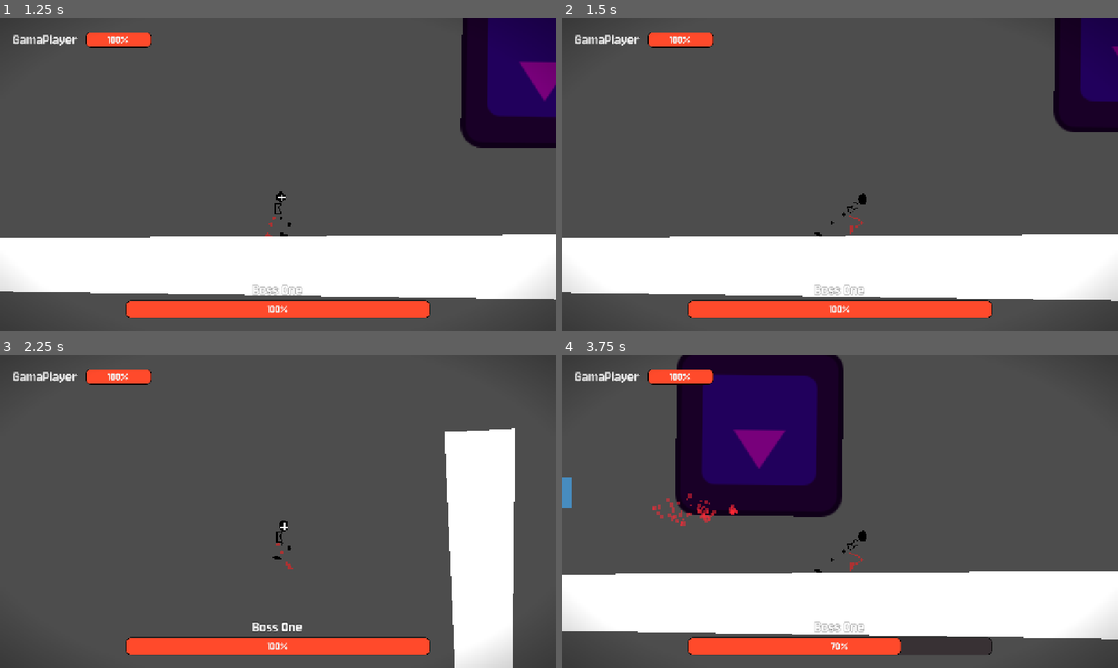
Above: before the commit, frames 1-4 (two rows, left to right).
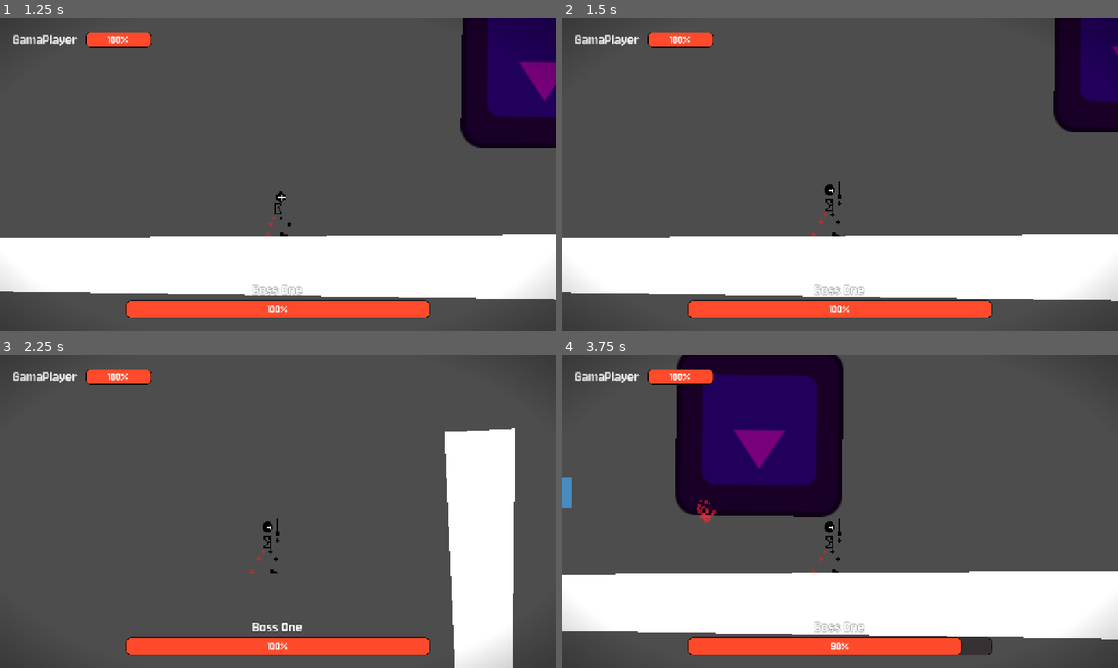
Above: after the commit, the same moments.

Repository: Jeremy-81/GamaBanda
Game: Godot game, scene res://scenes/menu/menu.tscn
Two runs of this game, one before a commit and one after it. Both use one fixed random seed, a clock stepped at 60 frames per second and the inputs below. The engine's default icon, where the game draws it, is replaced by a stand-in: a white triangle on a blue panel in a dark square.
Inputs (mouse positions are in pixels of both pictures, inside the frame that each line leads up to):
- Up to frame 1 (1.25 s): click "BOSS" at 0.5 s
- Up to frame 2 (1.5 s): move the mouse to (962, 158) at 1.27 s; press the mouse at (962, 158) at 1.28 s; hold D (go_right) from 1.28 s (still down)
- Up to frame 3 (2.25 s): keep holding D (go_right); tap Space (jump) at 1.52 s; move the mouse to (166, 527) at 2.02 s; release the mouse at (166, 527) at 2.03 s; click (166, 527) at 2.1 s
- Up to frame 4 (3.75 s): tap Space (jump) at 2.27 s; move the mouse to (895, 442) at 2.77 s; release D (go_right) at 2.78 s; press the mouse at (895, 442) at 2.78 s; hold A (go_left) 2.78-3.53 s; tap Shift (dash) at 2.85 s; move the mouse to (812, 574) at 3.52 s; release the mouse at (812, 574) at 3.53 s; hold D (go_right) from 3.53 s (still down); click (812, 574) at 3.6 s

Frame 1 is identical in both runs. In frame 2, 0.3% of the frame differs, in the area x 44-55%, y 52-70%; in frame 3, 0.2%; in frame 4, 1.1%, in the area x 16-72%, y 44-96%.

Commit message:
Player attack

Diff:
--- a/scenes/boss_fight.tscn
+++ b/scenes/boss_fight.tscn
@@ -50,7 +50,8 @@
 [node name="Player" parent="." unique_id=2105575625 instance=ExtResource("2_7ydql")]
 position = Vector2(0, -3)
 player_name = "GamaPlayer"
-damage = 1.0
+damage = 7.0
+ko_damage = 13.0
 
 [node name="Boss" parent="." unique_id=623795894 node_paths=PackedStringArray("player") instance=ExtResource("3_7ydql")]
 position = Vector2(-1, -27)
--- a/scenes/game_interface.gd
+++ b/scenes/game_interface.gd
@@ -67,5 +67,5 @@
 
 
 func _on_next_boss_pressed() -> void:
-	game_paused = false
+	get_tree().paused =false
 	get_tree().change_scene_to_file("res://scenes/boss_fight.tscn")
--- a/scenes/objects/boss/boss.tscn
+++ b/scenes/objects/boss/boss.tscn
@@ -37,8 +37,10 @@
 wait_time = 2.0
 autostart = true
 
-[node name="Hitbox" type="Area2D" parent="." unique_id=571835088]
+[node name="Hitbox" type="Area2D" parent="." unique_id=571835088 node_paths=PackedStringArray("entity")]
+collision_layer = 16
 script = ExtResource("3_dnwl1")
+entity = NodePath("..")
 metadata/_custom_type_script = "uid://ct2ao5y04qtji"
 
 [node name="CollisionShape2D" type="CollisionShape2D" parent="Hitbox" unique_id=674501838]
@@ -50,6 +52,8 @@
 texture = SubResource("GradientTexture2D_dnwl1")
 
 [node name="Hurtbox" type="Area2D" parent="." unique_id=1882181745 node_paths=PackedStringArray("entity")]
+collision_layer = 5
+collision_mask = 8
 script = ExtResource("5_b41nh")
 entity = NodePath("..")
 metadata/_custom_type_script = "uid://b13w1i1ecf06o"
--- a/scenes/objects/components/hitbox.gd
+++ b/scenes/objects/components/hitbox.gd
@@ -24,10 +24,10 @@
 		area_entered.connect(_hit_on_touch);
 
 	if is_player:
-		set_collision_layer_value(3, true);
+		set_collision_layer_value(4, true);
 		set_collision_mask_value(3, true);
 	else:
-		set_collision_layer_value(2, true);
+		set_collision_layer_value(5, true);
 		set_collision_mask_value(2, true);
 	pass;
 
--- a/scenes/objects/components/hurtbox.gd
+++ b/scenes/objects/components/hurtbox.gd
@@ -20,10 +20,10 @@
 func _ready():
 	if is_player:
 		set_collision_layer_value(2, true);
-		set_collision_mask_value(2, true);
+		set_collision_mask_value(5, true);
 	else:
 		set_collision_layer_value(3, true);
-		set_collision_mask_value(3, true);
+		set_collision_mask_value(4, true);
 	pass;
 
 func _enter_tree():
--- a/scenes/objects/player/player.gd
+++ b/scenes/objects/player/player.gd
@@ -8,6 +8,7 @@
 @export var hp: float
 @export var player_name: String
 @export var damage: float
+@export var ko_damage: float
 
 @onready var hitbox: Hitbox = $Hitbox
 @onready var dash_timer: Timer = $DashTimer
@@ -33,6 +34,9 @@
 var h_direction : float = 0.0;
 var h_speed : float = 800.0;
 var v_speed : float = 0.0;
+
+@export var clicked : int = 0
+var combo_time_ellapsed: float = 10.0
 
 func _ready():
 	base_darken_factor = screen_shadow.texture.gradient.get_offset(0);
@@ -61,12 +65,12 @@
 	elif not in_coyote_time:
 		coyote_timer.start();
 		in_coyote_time = true;
-	animation_tree.set("parameters/StateMachine/conditions/landed", is_on_floor());
+	animation_tree.set("parameters/StateMachineJump/conditions/landed", is_on_floor());
 
 	var is_speed_falling := false;
 	if has_jumped and not is_on_floor() and Input.is_action_pressed("jump"):
 		is_speed_falling = true;
-	animation_tree.set("parameters/StateMachine/conditions/impulse", is_speed_falling);
+	animation_tree.set("parameters/StateMachineJump/conditions/impulse", is_speed_falling);
 
 	if Input.is_action_just_pressed("dash") and can_dash and h_direction != 0.0:
 		h_direction = sign(h_direction);
@@ -99,18 +103,22 @@
 		$FloorImpactParticles.restart();
 	pass;
 
-	# Attack inputs
+	combo_time_ellapsed += delta
+	print(clicked)
 	if Input.is_action_just_pressed("attack"):
-		hitbox.attack();
+		if combo_time_ellapsed > 0.5:
+			clicked = 0
+			combo_time_ellapsed = 0.0
+		print(clicked)
+		clicked += 1
 
-	if Input.is_action_pressed("attack"):
-		loading_attack += delta;
-
-	if Input.is_action_just_released("attack"):
 		if loading_attack > 1.0:
-			hitbox.attack(damage, 2.0);
+			hitbox.attack(damage + ko_damage, 2.0);
 		else:
 			hitbox.attack();
+		if not animation_tree.get("parameters/Attack/active"):
+			animation_tree.set("parameters/Attack/request", AnimationNodeOneShot.ONE_SHOT_REQUEST_FIRE)
+
 		loading_attack = 0.0;
 
 
@@ -137,6 +145,7 @@
 
 
 func take_damage(amount: float, _ko_damage : float) -> void:
+	_shake_screen()
 	hp -= amount
 	if hp < 0.0:
 		hp = 0.0
--- a/scenes/objects/player/player.tscn
+++ b/scenes/objects/player/player.tscn
@@ -2,12 +2,65 @@
 
 [ext_resource type="Script" uid="uid://c6cb16oqkrwgg" path="res://scenes/objects/player/player.gd" id="1_g10m2"]
 [ext_resource type="Texture2D" uid="uid://dr0qawuq7wi86" path="res://assets/player/jump-Sheet 80x80.png" id="2_0a575"]
+[ext_resource type="Texture2D" uid="uid://cdyvygemnp5vx" path="res://assets/player/Combo-Sheet 80x125.png" id="2_bdcal"]
 [ext_resource type="Texture2D" uid="uid://c62574nyu5pg2" path="res://assets/player/roll-dash-Sheet 80x80.png" id="2_nkbs0"]
 [ext_resource type="Texture2D" uid="uid://0i4vxouppdl6" path="res://assets/player/speed-fall-Sheet 80x80.png" id="4_io36v"]
 [ext_resource type="Texture2D" uid="uid://bjhocqn3kj700" path="res://assets/player/run-Sheet 80x80.png" id="4_wim6f"]
 [ext_resource type="Script" uid="uid://b13w1i1ecf06o" path="res://scenes/objects/components/hurtbox.gd" id="6_bdcal"]
 [ext_resource type="Script" uid="uid://ct2ao5y04qtji" path="res://scenes/objects/components/hitbox.gd" id="7_ponut"]
 
+[sub_resource type="AtlasTexture" id="AtlasTexture_t1oyg"]
+atlas = ExtResource("2_bdcal")
+region = Rect2(0, 0, 125, 80)
+
+[sub_resource type="AtlasTexture" id="AtlasTexture_phcra"]
+atlas = ExtResource("2_bdcal")
+region = Rect2(125, 0, 125, 80)
+
+[sub_resource type="AtlasTexture" id="AtlasTexture_52ie8"]
+atlas = ExtResource("2_bdcal")
+region = Rect2(250, 0, 125, 80)
+
+[sub_resource type="AtlasTexture" id="AtlasTexture_cxas8"]
+atlas = ExtResource("2_bdcal")
+region = Rect2(375, 0, 125, 80)
+
+[sub_resource type="AtlasTexture" id="AtlasTexture_eqyvc"]
+atlas = ExtResource("2_bdcal")
+region = Rect2(0, 0, 125, 80)
+
+[sub_resource type="AtlasTexture" id="AtlasTexture_8udac"]
+atlas = ExtResource("2_bdcal")
+region = Rect2(125, 0, 125, 80)
+
+[sub_resource type="AtlasTexture" id="AtlasTexture_ior6t"]
+atlas = ExtResource("2_bdcal")
+region = Rect2(500, 0, 125, 80)
+
+[sub_resource type="AtlasTexture" id="AtlasTexture_ehpfv"]
+atlas = ExtResource("2_bdcal")
+region = Rect2(625, 0, 125, 80)
+
+[sub_resource type="AtlasTexture" id="AtlasTexture_6tsh0"]
+atlas = ExtResource("2_bdcal")
+region = Rect2(750, 0, 125, 80)
+
+[sub_resource type="AtlasTexture" id="AtlasTexture_oaohw"]
+atlas = ExtResource("2_bdcal")
+region = Rect2(875, 0, 125, 80)
+
+[sub_resource type="AtlasTexture" id="AtlasTexture_pyvyn"]
+atlas = ExtResource("2_bdcal")
+region = Rect2(1000, 0, 125, 80)
+
+[sub_resource type="AtlasTexture" id="AtlasTexture_ukugt"]
+atlas = ExtResource("2_bdcal")
+region = Rect2(1125, 0, 125, 80)
+
+[sub_resource type="AtlasTexture" id="AtlasTexture_teehg"]
+atlas = ExtResource("2_bdcal")
+region = Rect2(1250, 0, 125, 80)
+
 [sub_resource type="AtlasTexture" id="AtlasTexture_g65c7"]
 atlas = ExtResource("2_nkbs0")
 region = Rect2(0, 0, 80, 80)
@@ -150,6 +203,60 @@
 
 [sub_resource type="SpriteFrames" id="SpriteFrames_g65c7"]
 animations = [{
+"frames": [{
+"duration": 1.0,
+"texture": SubResource("AtlasTexture_t1oyg")
+}, {
+"duration": 1.0,
+"texture": SubResource("AtlasTexture_phcra")
+}, {
+"duration": 1.0,
+"texture": SubResource("AtlasTexture_52ie8")
+}, {
+"duration": 1.0,
+"texture": SubResource("AtlasTexture_cxas8")
+}],
+"loop": true,
+"name": &"attack",
+"speed": 10.0
+}, {
+"frames": [{
+"duration": 1.0,
+"texture": SubResource("AtlasTexture_eqyvc")
+}, {
+"duration": 1.0,
+"texture": SubResource("AtlasTexture_8udac")
+}, {
+"duration": 1.0,
+"texture": SubResource("AtlasTexture_ior6t")
+}, {
+"duration": 1.0,
+"texture": SubResource("AtlasTexture_ehpfv")
+}],
+"loop": true,
+"name": &"attack2",
+"speed": 10.0
+}, {
+"frames": [{
+"duration": 1.0,
+"texture": SubResource("AtlasTexture_6tsh0")
+}, {
+"duration": 1.0,
+"texture": SubResource("AtlasTexture_oaohw")
+}, {
+"duration": 1.0,
+"texture": SubResource("AtlasTexture_pyvyn")
+}, {
+"duration": 1.0,
+"texture": SubResource("AtlasTexture_ukugt")
+}, {
+"duration": 1.0,
+"texture": SubResource("AtlasTexture_teehg")
+}],
+"loop": true,
+"name": &"attack3",
+"speed": 10.0
+}, {
 "frames": [{
 "duration": 1.0,
 "texture": SubResource("AtlasTexture_g65c7")
@@ -424,6 +531,22 @@
 "values": [&"falling_normal"]
 }
 
+[sub_resource type="Animation" id="Animation_rp72t"]
+resource_name = "attack"
+length = 0.4
+tracks/0/type = "value"
+tracks/0/imported = false
+tracks/0/enabled = true
+tracks/0/path = NodePath("AnimatedSprite:animation")
+tracks/0/interp = 1
+tracks/0/loop_wrap = true
+tracks/0/keys = {
+"times": PackedFloat32Array(0),
+"transitions": PackedFloat32Array(1),
+"update": 1,
+"values": [&"attack"]
+}
+
 [sub_resource type="Animation" id="Animation_bdcal"]
 resource_name = "idle"
 tracks/0/type = "value"
@@ -471,6 +594,22 @@
 "values": [&"land"]
 }
 
+[sub_resource type="Animation" id="Animation_japq8"]
+resource_name = "last_attack"
+length = 0.5
+tracks/0/type = "value"
+tracks/0/imported = false
+tracks/0/enabled = true
+tracks/0/path = NodePath("AnimatedSprite:animation")
+tracks/0/interp = 1
+tracks/0/loop_wrap = true
+tracks/0/keys = {
+"times": PackedFloat32Array(0),
+"transitions": PackedFloat32Array(1),
+"update": 1,
+"values": [&"attack3"]
+}
+
 [sub_resource type="Animation" id="Animation_ponut"]
 resource_name = "run"
 tracks/0/type = "value"
@@ -484,6 +623,22 @@
 "transitions": PackedFloat32Array(1),
 "update": 1,
 "values": [&"run"]
+}
+
+[sub_resource type="Animation" id="Animation_absnx"]
+resource_name = "second_attack"
+length = 0.4
+tracks/0/type = "value"
+tracks/0/imported = false
+tracks/0/enabled = true
+tracks/0/path = NodePath("AnimatedSprite:animation")
+tracks/0/interp = 1
+tracks/0/loop_wrap = true
+tracks/0/keys = {
+"times": PackedFloat32Array(0),
+"transitions": PackedFloat32Array(1),
+"update": 1,
+"values": [&"attack2"]
 }
 
 [sub_resource type="Animation" id="Animation_wim6f"]
@@ -525,10 +680,13 @@
 &"fall_impulse": SubResource("Animation_qfccq"),
 &"falling_fast": SubResource("Animation_ejlqc"),
 &"falling_normal": SubResource("Animation_vwou5"),
+&"first_attack": SubResource("Animation_rp72t"),
 &"idle": SubResource("Animation_bdcal"),
 &"jump": SubResource("Animation_io36v"),
 &"land": SubResource("Animation_g65c7"),
+&"last_attack": SubResource("Animation_japq8"),
 &"run": SubResource("Animation_ponut"),
+&"second_attack": SubResource("Animation_absnx"),
 &"turn_left": SubResource("Animation_wim6f"),
 &"turn_right": SubResource("Animation_gmdvr")
 }
@@ -539,6 +697,58 @@
 
 [sub_resource type="AnimationNodeAnimation" id="AnimationNodeAnimation_dvfu2"]
 animation = &"dash"
+
+[sub_resource type="AnimationNodeOneShot" id="AnimationNodeOneShot_bdcal"]
+filter_enabled = true
+filters = [".", "AnimatedSprite:animation"]
+
+[sub_resource type="AnimationNodeAnimation" id="AnimationNodeAnimation_qfccq"]
+animation = &"first_attack"
+
+[sub_resource type="AnimationNodeAnimation" id="AnimationNodeAnimation_ejlqc"]
+animation = &"last_attack"
+
+[sub_resource type="AnimationNodeAnimation" id="AnimationNodeAnimation_rp72t"]
+animation = &"second_attack"
+
+[sub_resource type="AnimationNodeStateMachineTransition" id="AnimationNodeStateMachineTransition_g65c7"]
+advance_mode = 2
+
+[sub_resource type="AnimationNodeStateMachineTransition" id="AnimationNodeStateMachineTransition_japq8"]
+switch_mode = 2
+advance_mode = 2
+advance_expression = "clicked >= 2"
+
+[sub_resource type="AnimationNodeStateMachineTransition" id="AnimationNodeStateMachineTransition_absnx"]
+switch_mode = 2
+advance_mode = 2
+advance_expression = "clicked >= 3"
+
+[sub_resource type="AnimationNodeStateMachineTransition" id="AnimationNodeStateMachineTransition_a2h7i"]
+switch_mode = 2
+advance_mode = 2
+
+[sub_resource type="AnimationNodeStateMachineTransition" id="AnimationNodeStateMachineTransition_bdcal"]
+switch_mode = 2
+advance_mode = 2
+advance_expression = "clicked < 2"
+
+[sub_resource type="AnimationNodeStateMachineTransition" id="AnimationNodeStateMachineTransition_ponut"]
+switch_mode = 2
+advance_mode = 2
+advance_expression = "clicked < 3"
+
+[sub_resource type="AnimationNodeStateMachine" id="AnimationNodeStateMachine_nqkks"]
+states/End/position = Vector2(897, 100)
+states/Start/position = Vector2(159, 100)
+states/first_attack/node = SubResource("AnimationNodeAnimation_qfccq")
+states/first_attack/position = Vector2(358, 100)
+states/last_attack/node = SubResource("AnimationNodeAnimation_ejlqc")
+states/last_attack/position = Vector2(762, 268)
+states/second_attack/node = SubResource("AnimationNodeAnimation_rp72t")
+states/second_attack/position = Vector2(418, 268)
+transitions = ["Start", "first_attack", SubResource("AnimationNodeStateMachineTransition_g65c7"), "first_attack", "second_attack", SubResource("AnimationNodeStateMachineTransition_japq8"), "second_attack", "last_attack", SubResource("AnimationNodeStateMachineTransition_absnx"), "last_attack", "End", SubResource("AnimationNodeStateMachineTransition_a2h7i"), "first_attack", "End", SubResource("AnimationNodeStateMachineTransition_bdcal"), "second_attack", "End", SubResource("AnimationNodeStateMachineTransition_ponut")]
+graph_offset = Vector2(0, 71)
 
 [sub_resource type="AnimationNodeOneShot" id="AnimationNodeOneShot_vwou5"]
 filter_enabled = true
@@ -642,22 +852,27 @@
 transitions = ["Start", "jump", SubResource("AnimationNodeStateMachineTransition_nqkks"), "land", "End", SubResource("A …(557 unchanged characters)…
 
 [sub_resource type="AnimationNodeBlendTree" id="AnimationNodeBlendTree_bdcal"]
-nodes/output/position = Vector2(820, 140)
+graph_offset = Vector2(-231.22229, 210.60428)
+nodes/output/position = Vector2(1580, 900)
 nodes/Direction/node = SubResource("AnimationNodeBlendSpace1D_gmdvr")
-nodes/Direction/position = Vector2(-840, 160)
-"nodes/Animation 2/node" = SubResource("AnimationNodeAnimation_dvfu2")
-"nodes/Animation 2/position" = Vector2(140, 480)
-nodes/StateMachine/node = SubResource("AnimationNodeStateMachine_vx2qb")
-nodes/StateMachine/position = Vector2(-280, 440)
-nodes/Add2/node = SubResource("AnimationNodeAdd2_nkbs0")
-nodes/Add2/position = Vector2(-220, 140)
+nodes/Direction/position = Vector2(140, 1020)
+"nodes/Animation Dash/node" = SubResource("AnimationNodeAnimation_dvfu2")
+"nodes/Animation Dash/position" = Vector2(140, 480)
+nodes/StateMachineJump/node = SubResource("AnimationNodeStateMachine_vx2qb")
+nodes/StateMachineJump/position = Vector2(140, 1580)
+nodes/AddMovement/node = SubResource("AnimationNodeAdd2_nkbs0")
+nodes/AddMovement/position = Vector2(440, 1000)
 nodes/Movement/node = SubResource("AnimationNodeBlendSpace1D_dvfu2")
-nodes/Movement/position = Vector2(-840, 400)
+nodes/Movement/position = Vector2(140, 1300)
 nodes/Dash/node = SubResource("AnimationNodeOneShot_vwou5")
-nodes/Dash/position = Vector2(320, 160)
+nodes/Dash/position = Vector2(1020, 920)
 nodes/Jump/node = SubResource("AnimationNodeOneShot_gmdvr")
-nodes/Jump/position = Vector2(40, 140)
-node_connections = [&"output", 0, &"Dash", &"Add2", 0, &"Direction", &"Add2", 1, &"Movement", &"Dash", 0, &"Jump", &"Dash", 1, &"Animation 2", &"Jump", 0, &"Add2", &"Jump", 1, &"StateMachine"]
+nodes/Jump/position = Vector2(740, 960)
+nodes/Attack/node = SubResource("AnimationNodeOneShot_bdcal")
+nodes/Attack/position = Vector2(1300, 900)
+nodes/Attack_state_machine/node = SubResource("AnimationNodeStateMachine_nqkks")
+nodes/Attack_state_machine/position = Vector2(140, 740)
+node_connections = [&"output", 0, &"Attack", &"AddMovement", 0, &"Direction", &"AddMovement", 1, &"Movement", &"Dash", 0, &"Jump", &"Dash", 1, &"Animation Dash", &"Jump", 0, &"AddMovement", &"Jump", 1, &"StateMachineJump", &"Attack", 0, &"Dash", &"Attack", 1, &"Attack_state_machine"]
 
 [node name="Player" type="CharacterBody2D" unique_id=2105575625]
 script = ExtResource("1_g10m2")
@@ -670,7 +885,7 @@
 sprite_frames = SubResource("SpriteFrames_g65c7")
 animation = &"run"
 autoplay = "default"
-frame_progress = 0.6526183
+frame_progress = 0.83615047
 
 [node name="CollisionShape2D" type="CollisionShape2D" parent="." unique_id=1364101473]
 shape = SubResource("CapsuleShape2D_g10m2")
@@ -687,6 +902,8 @@
 one_shot = true
 
 [node name="Hurtbox" type="Area2D" parent="." unique_id=370638679 node_paths=PackedStringArray("entity")]
+collision_layer = 2
+collision_mask = 17
 script = ExtResource("6_bdcal")
 entity = NodePath("..")
 is_player = true
@@ -696,9 +913,13 @@
 shape = SubResource("CapsuleShape2D_io36v")
 
 [node name="Hitbox" type="Area2D" parent="." unique_id=1495450262 node_paths=PackedStringArray("entity")]
+collision_layer = 2
+collision_mask = 5
 script = ExtResource("7_ponut")
 entity = NodePath("..")
 damage = 10.0
+ko_damage = null
+hit_on_touch = null
 is_player = true
 metadata/_custom_type_script = "uid://ct2ao5y04qtji"
 
@@ -728,14 +949,18 @@
 [node name="AnimationTree" type="AnimationTree" parent="." unique_id=1704876674]
 libraries/ = SubResource("AnimationLibrary_io36v")
 tree_root = SubResource("AnimationNodeBlendTree_bdcal")
-parameters/Direction/blend_position = 1.18
-parameters/StateMachine/conditions/impulse = false
-parameters/StateMachine/conditions/landed = false
-parameters/Add2/add_amount = 1.0
-parameters/Movement/blend_position = 0.389
+advance_expression_base_node = NodePath("..")
+parameters/Direction/blend_position = 1.627
+parameters/StateMachineJump/conditions/impulse = false
+parameters/StateMachineJump/conditions/landed = false
+parameters/AddMovement/add_amount = 1.0
+parameters/Movement/blend_position = 0.061
 parameters/Dash/active = false
 parameters/Dash/internal_active = false
 parameters/Dash/request = 0
 parameters/Jump/active = false
 parameters/Jump/internal_active = false
 parameters/Jump/request = 0
+parameters/Attack/active = false
+parameters/Attack/internal_active = false
+parameters/Attack/request = 0
Binary file added: assets/player/Combo-Sheet 80x125.png
Not shown, added: assets/player/Combo-Sheet 80x125.png.import
